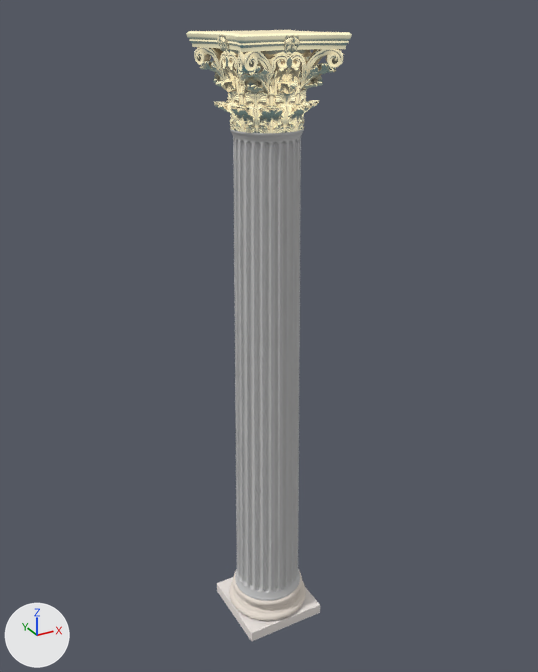
What one commit did to the Blender file src/assets/models/asklepieion_saeule_lores.blend.
Before and after are seen from a 50 mm camera at (-5.22, -9.55, 10.23) aimed at (0.11, 0.14, 5.38). Lighting does not change. The marker at lower left points along +X, +Y and +Z.
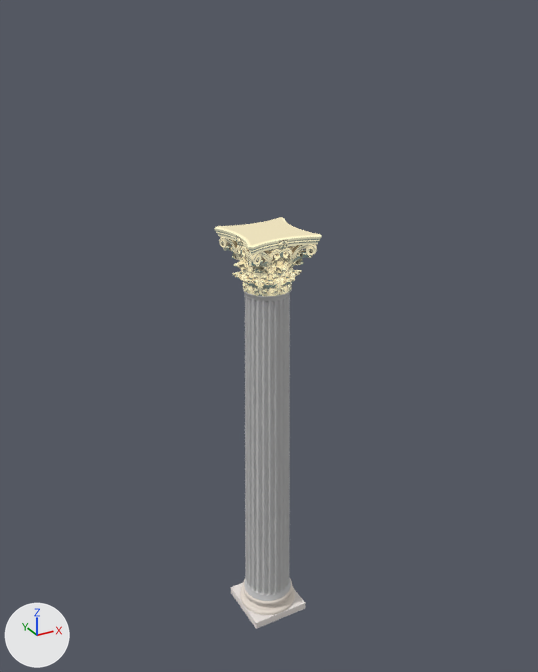
Location of each change, [x1, y1, x2, y2] in pixels of the pictures (538 x 672 px):
```json
{"object": "Mesh.001", "change": "mesh rescaled, moved", "before": [230, 127, 304, 601], "after": [243, 287, 292, 601], "on screen": "33% narrower, 34% shorter"}
{"object": "Curve.002", "change": "mesh rescaled", "before": [186, 30, 352, 133], "after": [214, 217, 322, 296], "on screen": "35% narrower, 23% shorter"}
{"object": "pCube1", "change": "moved, turned", "before": [217, 577, 320, 641], "after": [231, 583, 305, 629]}
```

Scene script edits in JSON lines:
```json
{"block": "me_mesh_001", "where": "me_mesh_001.from_pydata(...)  # 3289 vertices, 3288 faces; spans x -0.85..0.85, y -0.85..0.85, z 8.65..9.95"}
{"block": "me_mesh_001", "where": "# used by ob_curve_002; location = (0.0, 0.0, 0.0)"}
{"block": "me_mesh_001", "change": "me_mesh_001 part 1: the whole mesh is scaled about the mesh origin by 0.723"}
{"block": "me_pcubeshape1", "where": "me_pcubeshape1.from_pydata(...)  # 8 vertices, 6 faces; spans x -0.715..0.715, y -0.095..0.095, z -0.715..0.715"}
{"block": "me_pcubeshape1", "where": "# used by ob_pcube1; location = (0.0, 0.0, 0.1); rotation_euler = (1.571, 0.0, 0.0), in degrees (90, 0, 0)"}
{"block": "me_pcubeshape1", "change": "me_pcubeshape1 part 2: the whole mesh is turned 90 degrees about the x axis through its middle and scaled by 0.723, then moved by (0.0, 0.0, 0.095)"}
{"block": "me_mesh_000", "where": "me_mesh_000.from_pydata(...)  # 2737 vertices, 2784 faces; spans x -0.6..0.6, y -0.6..0.6, z 0.0..8.1"}
{"block": "me_mesh_000", "where": "# used by ob_mesh_001; location = (0.0, 0.0, 0.59)"}
{"block": "me_mesh_000", "change": "me_mesh_000 part 3: the whole mesh is scaled about its middle by 0.723, then moved by (0.0, 0.0, -0.7)"}
{"op": "set", "path": "ob_pcube1.rotation_euler", "old": "(1.571, 0.0, 0.0)", "new": "(0.0, 0.0, 0.0)", "note": "degrees (90, 0, 0) -> degrees (0, 0, 0)"}
{"op": "set", "path": "ob_pcube1.location", "old": "(0.0, 0.0, 0.1)", "new": "(0.0, 0.0, 0.0)"}
{"op": "set", "path": "ob_mesh_001.location", "old": "(0.0, 0.0, 0.59)", "new": "(0.0, 0.0, 0.0)"}
```
